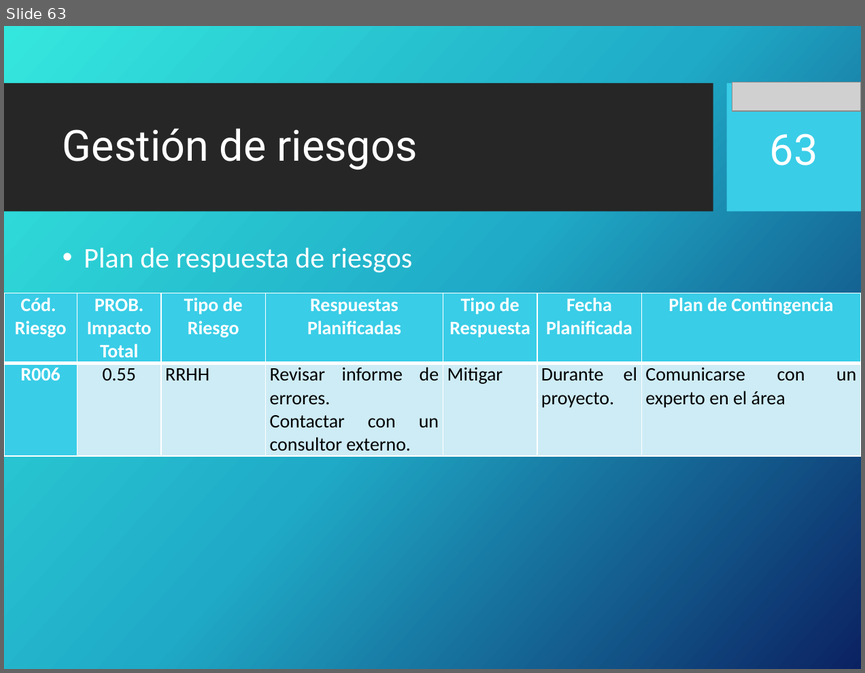
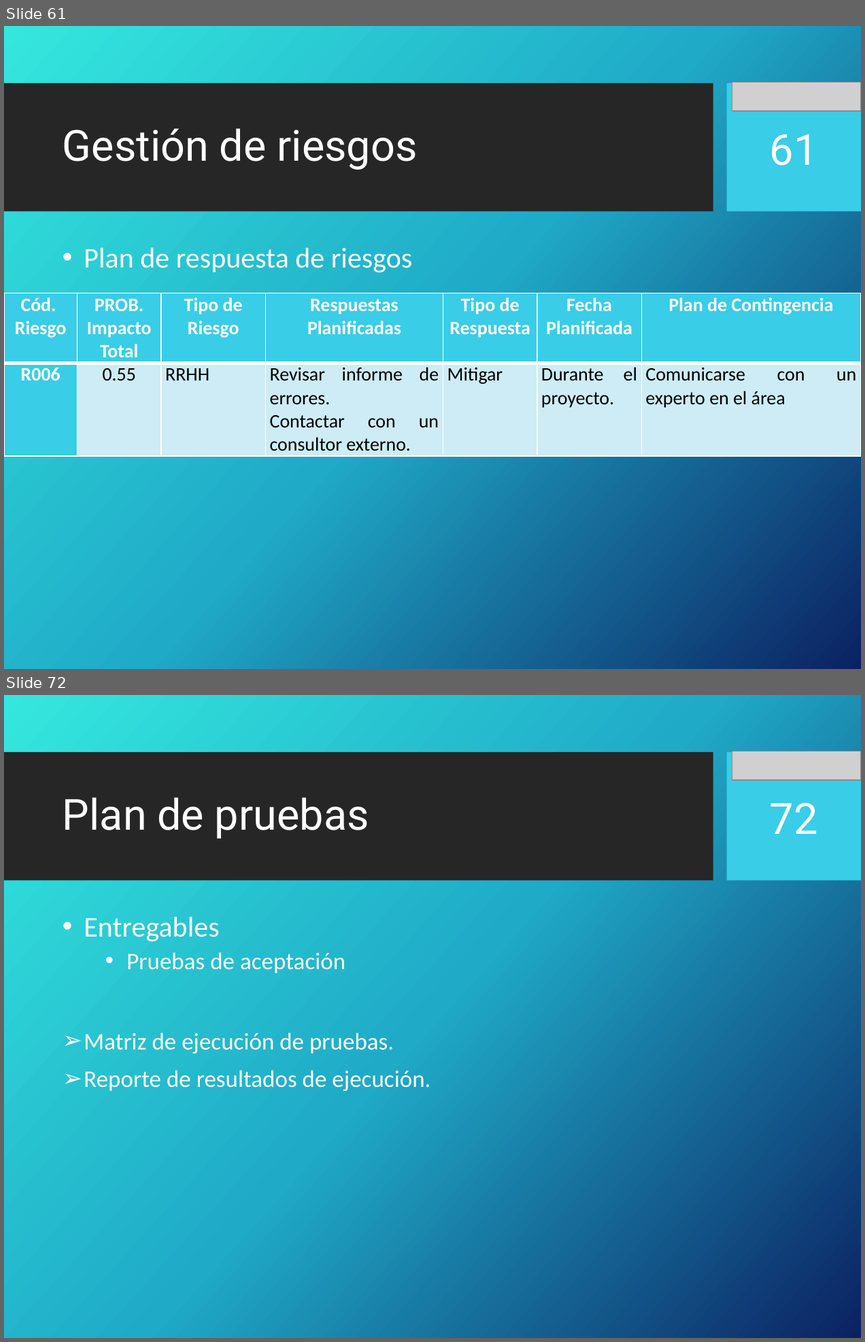
Before and after one commit to portafolio2016/hipocrates, a slide deck: docs/plan-de-proyecto/ppt-iteracion1.pptx. Shown one above the other, each under a label of ours: slide 63 before the commit, slides 61 and 72 after it; the slides between them are not shown. The pictures are 865x673 and 865x1342 pixels, drawn with LibreOffice and Linux fonts; fonts in the diff are those of the drawing; grey boxes stand for pictures; background and template pictures are left out. Boxes give left, top, right and bottom in pixels: in the first picture for what was removed or moved away, otherwise in the second. Text is boxed around its words. In the diff, an @@ line names an element or a change of style, - is before the commit and + after.

```diff
--- a/docs/plan-de-proyecto/ppt-iteracion1.pptx
+++ b/docs/plan-de-proyecto/ppt-iteracion1.pptx
@@ slide 72 added at bbox=[4, 695, 861, 1338], background picture (left out); not listed: 2 template elements that a slide beside it also shows @@
@@ picture added at bbox=[732, 751, 861, 781] @@
@@ title added at bbox=[62, 797, 369, 838], 36 pt, text #FFFFFF @@
+Plan de pruebas
@@ page number added at bbox=[770, 802, 818, 834], 36 pt, text #FFFFFF @@
+72
@@ text added at bbox=[84, 917, 430, 1091], 20 pt, text #FFFFFF @@
+• Entregables
+  • Pruebas de aceptación
+➢ Matriz de ejecución de pruebas.
+➢ Reporte de resultados de ejecución.
@@ what was slide 63 is now slide 61 @@
@@ page number at bbox=[770, 134, 818, 165]: text changed @@
-63
+61
```
Also in this commit, not shown: 1 slide changed, 23 other slides added, 3 slides removed.
